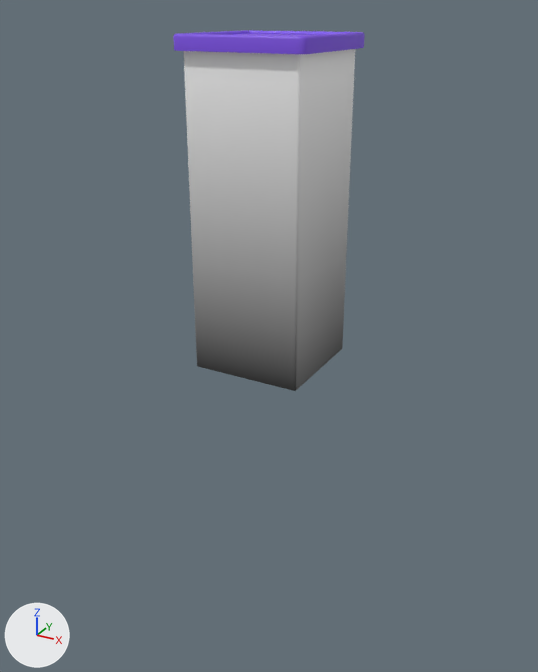
One commit to the FBX model Assets/RuntimeAssets/RuntimeModels/Square_2x2.fbx: the scene before it, then after it.
Before and after are seen from a camera (50 mm lens) standing at (5.32, -9.77, 0.4) and looking at (-0.11, 0.11, -4.54). The lights are fixed; the arrows at lower left show +X, +Y and +Z. The first picture is the older version. Where no turn or scale is listed for an object, it has been applied to the vertices.

The first picture shows 'Square_2x2' and 1 more.
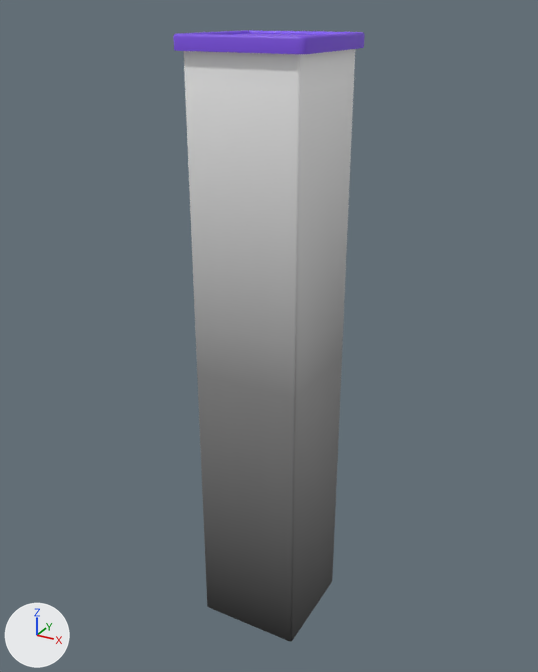
What differs and where, as boxes [x1, y1, x2, y2] in the pictures (538 x 672 px):
'Square_2x2', reshaped (69% taller)
    before: [173, 30, 365, 391]
    after: [173, 30, 365, 642]
part 1 of me_square_2x2, built on
    before: [189, 187, 349, 391]
    after: [189, 187, 349, 642]

The change, as a list of edits to the scene's bpy script:
```text
Change me_square_2x2:
    used by ob_square_2x2; location = (0.0, 0.0, 0.0)
    remove me_square_2x2.from_pydata(...)  # 151 vertices, 129 faces; spans x -1.0..1.0, y -1.0..1.0, z -4.84..0.1
    add me_square_2x2.from_pydata(...)  # 167 vertices, 145 faces; spans x -1.0..1.0, y -1.0..1.0, z -9.84..0.1
    me_square_2x2 part 1
    16 vertices are removed from x -0.89..0.89, y -0.89..0.89, z -4.84
    16 faces are deleted
    16 new vertices lie (0.0, 0.0, -4.87) away from vertices in x -0.89..0.89, y -0.89..0.89, z -0.11
    16 new vertices lie (0.0, 0.0, -4.86) away from vertices in x -0.89..0.89, y -0.89..0.89, z -4.98
    32 new faces join them, mat_holes_inner_material (picture img_untitled)
```
